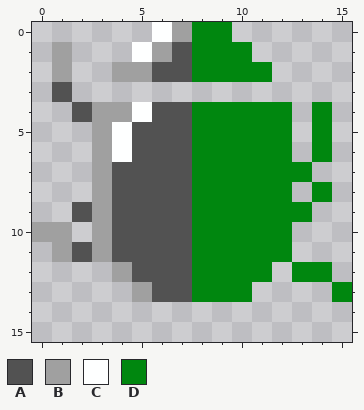
A pixel-art sprite gets an edit: HazelDash/assets/textures/tile057.png. Above is the file before it was changed.
The file is 16x16 pixels.
Palette (. is transparent): A #525252  B #a0a0a0  C #feffff  D #00870f
Pixels before, first column x 0:
 0 ......CBDD......
 1 .B...CBADDD.....
 2 .B..BBAADDDD....
 3 .A..............
 4 ..ABBCAADDDDD.D.
 5 ...BCAAADDDDD.D.
 6 ...BCAAADDDDD.D.
 7 ...BAAAADDDDDD..
 8 ...BAAAADDDDD.D.
 9 ..ABAAAADDDDDD..
10 BB.BAAAADDDDD...
11 .BABAAAADDDDD...
12 ....BAAADDDD.DD.
13 .....BAADDD....D
After:
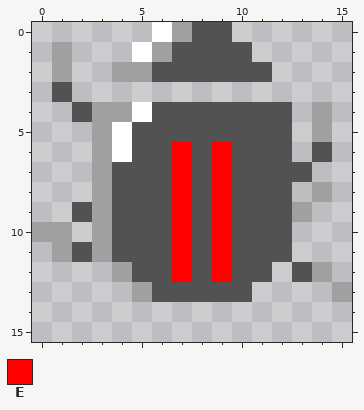
Colours new in this view: E #ff0000
From old to new:
Changed rows in their new state; - is an unchanged pixel.
first column x 7:
 0 -AA------
 1 -AAA-----
 2 -AAAA----
 4 -AAAAA-B-
 5 -AAAAA-B-
 6 EAEAAA-A-
 7 EAEAAAA--
 8 EAEAAA-B-
 9 EAEAAAB--
10 EAEAAA---
11 EAEAAA---
12 EAEAA-AB-
13 -AAA----B
Boxes around the changes in both pictures, in picture pixels (x1, y1, x2, y2):
changed: (172, 22, 352, 302)
